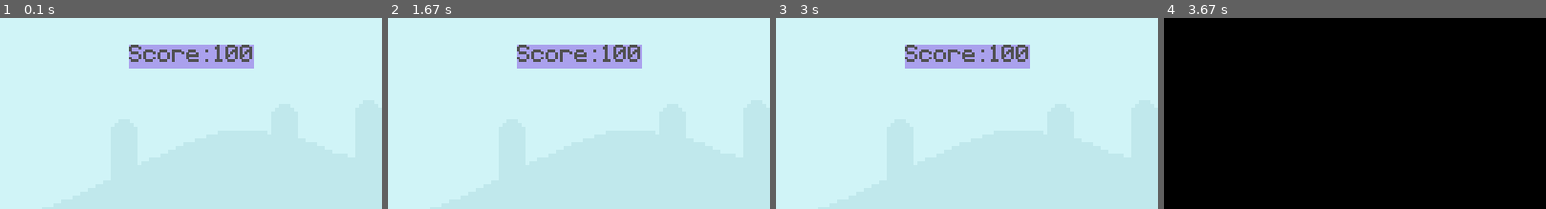
Above: before the commit, frames 1-4 (left to right).
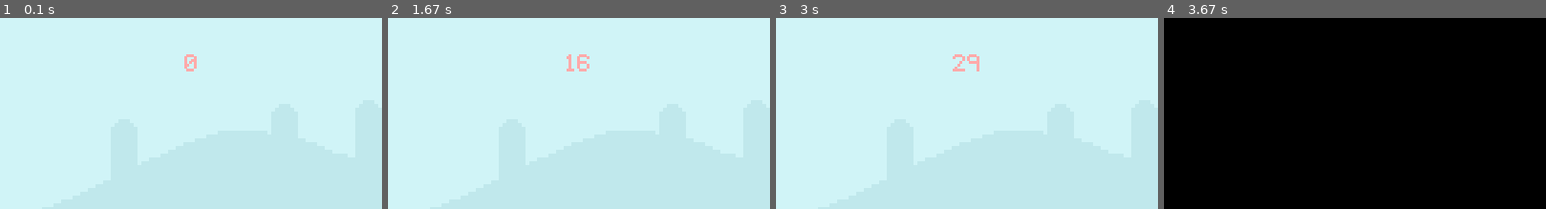
Above: after the commit, the same moments.

Repository: h3nrey/LearnPygame
Game: pygame game, started from init.py
The game is run twice, just before and just after one commit, with the same random seed, the same clock (stepped at 60 frames per second) and the same inputs.
Inputs (mouse positions are % of the whole screen's width and height, from its top left):
- Up to frame 1 (0.1 s): no input
- Up to frame 2 (1.67 s): click (50, 50) at 0.38 s; click (19, 35) at 1.22 s
- Up to frame 3 (3 s): click (52, 16) at 2.05 s; click (47, 33) at 2.88 s
- Up to frame 4 (3.67 s): no input
The pictures show only the part of the screen within x 25-75%, y 0-50%; the shares and areas given below are measured in that part.

The runs differ from the first frame. In frame 1, 4.1% of the frame differs, in the area x 33-67%, y 14-28%; in frame 2, 4.2%; in frame 3, 4.2%; in frame 4, nothing differs.

Commit message:
updating score

Diff:
--- a/init.py
+++ b/init.py
@@ -1,5 +1,14 @@
 import pygame
 from sys import exit
+
+def DisplayScore(startTime):
+    deltaTime = pygame.time.get_ticks() - startTime;
+    displayTime = int(deltaTime / 100);
+    font = pygame.font.Font("font/Pixeltype.ttf", 40);
+    scoreText = font.render(f"{displayTime}", False, "#ffaaaa");
+    scoreRect = scoreText.get_rect(center = (400, 50));
+    screen.blit(scoreText, scoreRect);
+
 pygame.init(); # initialize pygame
 
 # Screen setup
@@ -14,6 +23,7 @@
 
 # Game states
 gameActive = True;
+startTime = 0;
 
 # FONTS
 textFont = pygame.font.Font("font/Pixeltype.ttf", 40);
@@ -22,8 +32,6 @@
 # SURFACES
 skySurface = pygame.image.load("Assets/Graphics/Sky.png").convert();
 groundSurface = pygame.image.load("Assets/Graphics/ground.png").convert()
-scoreText = textFont.render('Score: 100', False, (80,80,80));
-scoreRect = scoreText.get_rect(center = (screen.get_width() / 2, 40))
 
 playerSurf = pygame.image.load("Assets/Graphics/Player/player_walk_1.png").convert_alpha();
 playerRect = playerSurf.get_rect(midbottom = (50, 300));
@@ -34,6 +42,7 @@
 snailSurf = pygame.image.load("Assets/Graphics/snail/snail1.png").convert_alpha()
 snailRect = snailSurf.get_rect(midbottom = (750, 300))
 snailPosX = 700
+
 
 line = pygame.Surface((10,10))
 
@@ -60,10 +69,7 @@
     if(gameActive):
         screen.blit(skySurface, (0,0));
         screen.blit(groundSurface, (0,300));
-        pygame.draw.rect(screen, "#aaa1ed", scoreRect)
-        pygame.draw.rect(screen, "#aaa1ed", scoreRect, 10)
-        screen.blit(scoreText, scoreRect);
-
+        DisplayScore(startTime);
 
         snailSpeed = 7;
         snailRect.left -= snailSpeed;
@@ -88,6 +94,7 @@
     else:
         screen.fill("Black")
         snailRect.left = 750;
+        startTime = pygame.time.get_ticks();
         print("Game finished")
 
     # Draw all elements
